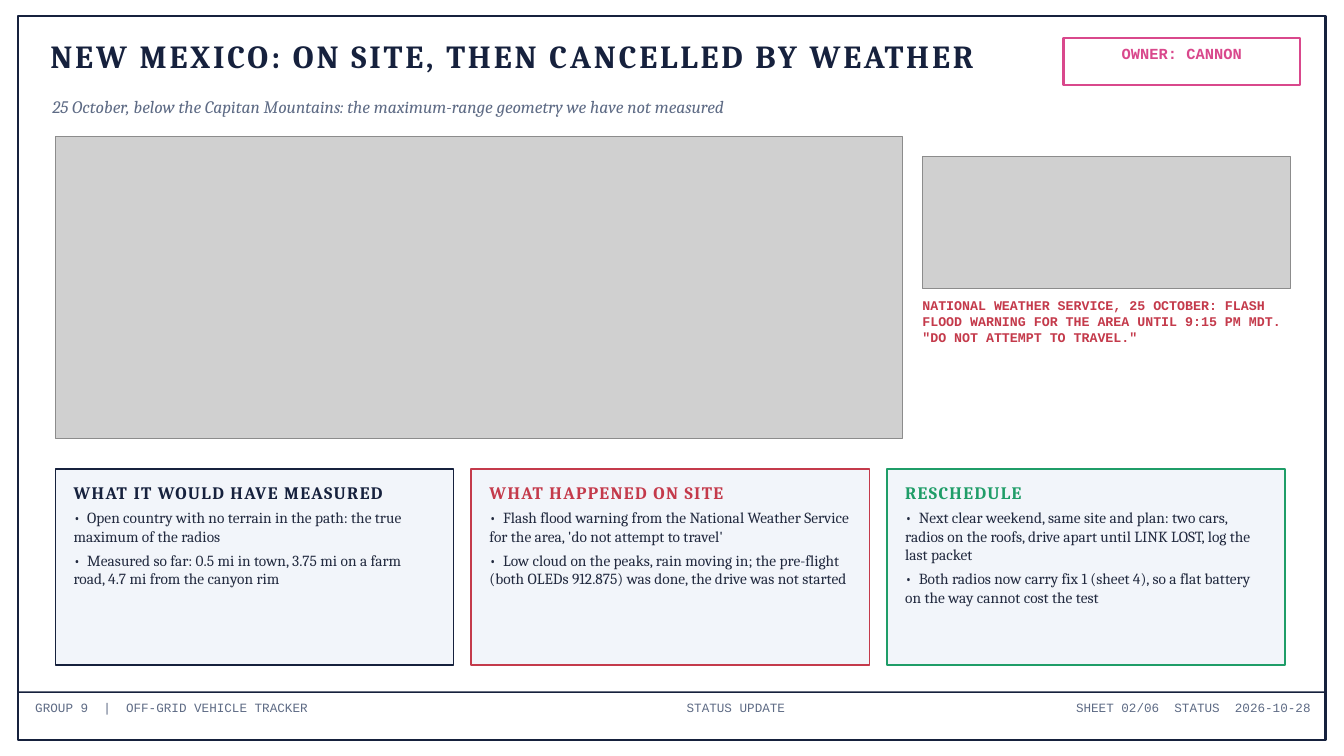
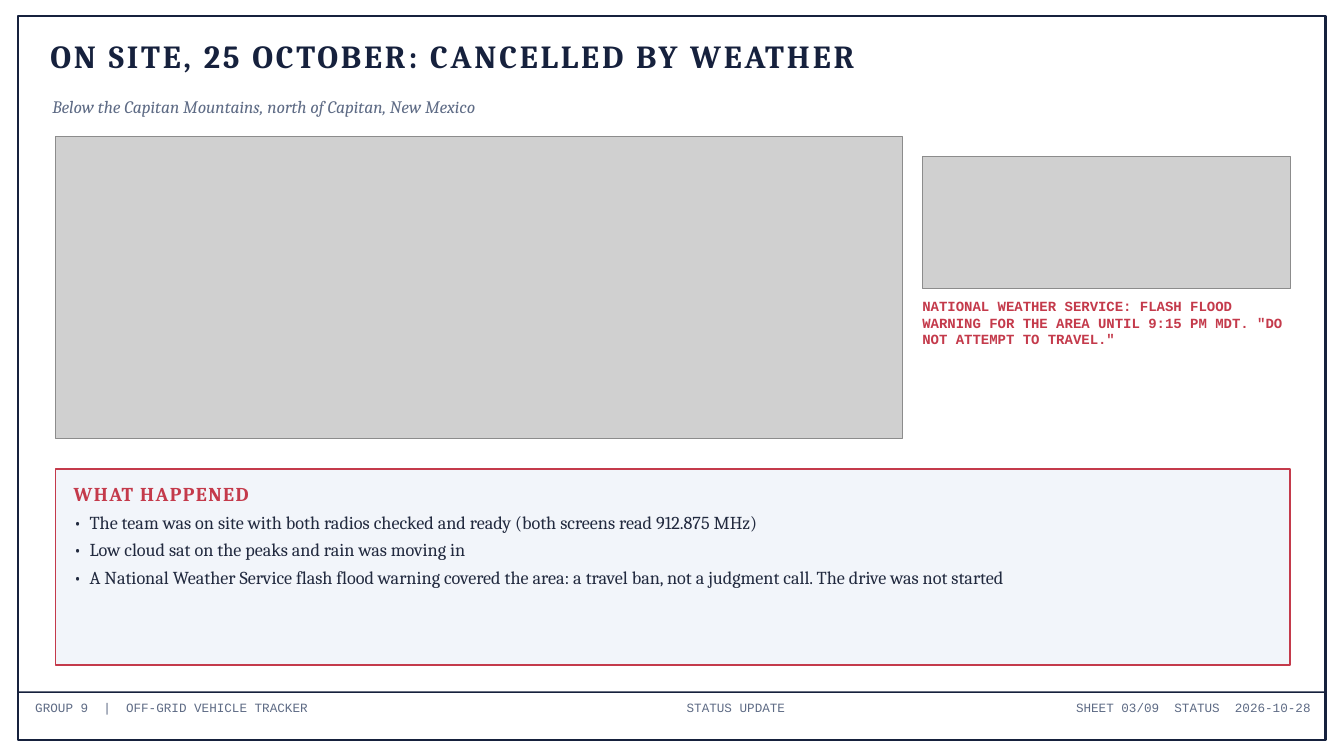
Before and after one commit to deosgracius/offgrid-vehicle-tracker, a slide deck: slide 3 of docs/presentations/Group9_Status_2026-10-28.pptx (slide 2 before the commit). Drawn at 1344x756 pixels with LibreOffice and Linux fonts; fonts in the diff are those of the drawing; grey boxes stand for pictures. Boxes give left, top, right and bottom in pixels: in the first picture for what was removed or moved away, otherwise in the second. Text is boxed around its words. In the diff, an @@ line names an element or a change of style, - is before the commit and + after.

```diff
--- a/docs/presentations/Group9_Status_2026-10-28.pptx
+++ b/docs/presentations/Group9_Status_2026-10-28.pptx
@@ text at (50, 46, 854, 73): text changed @@
-NEW MEXICO: ON SITE, THEN CANCELLED BY WEATHER
+ON SITE, 25 OCTOBER: CANCELLED BY WEATHER
@@ rectangle removed at (1064, 38, 1301, 85) @@
@@ text removed at (1122, 48, 1242, 59) @@
-OWNER: CANNON
@@ text at (52, 101, 475, 117): text changed @@
-25 October, below the Capitan Mountains: the maximum-range geometry we have not measured
+Below the Capitan Mountains, north of Capitan, New Mexico
@@ text at (922, 301, 1282, 344): text changed; size 9.5 to 10 pt @@
-NATIONAL WEATHER SERVICE, 25 OCTOBER: FLASH FLOOD WARNING FOR THE AREA UNTIL 9:15 PM MDT. "DO NOT ATTEMPT TO TRAVEL."
+NATIONAL WEATHER SERVICE: FLASH FLOOD WARNING FOR THE AREA UNTIL 9:15 PM MDT. "DO NOT ATTEMPT TO TRAVEL."
@@ rectangle: place and size @@
-rectangle at (471, 469, 869, 665)
+rectangle at (55, 469, 1291, 665)
@@ rectangle removed at (55, 469, 454, 665) @@
@@ rectangle removed at (887, 469, 1286, 665) @@
@@ text removed at (74, 487, 402, 588) @@
-WHAT IT WOULD HAVE MEASURED
-• Open country with no terrain in the path: the true maximum of the radios
-• Measured so far: 0.5 mi in town, 3.75 mi on a farm road, 4.7 mi from the canyon rim
@@ text added at (74, 488, 1003, 588), 13 pt, text #222A3F @@
+WHAT HAPPENED
+• The team was on site with both radios checked and ready (both screens read 912.875 MHz)
+• Low cloud sat on the peaks and rain was moving in
+• A National Weather Service flash flood warning covered the area: a travel ban, not a judgment call. The drive was not started
@@ text removed at (489, 487, 849, 586) @@
-WHAT HAPPENED ON SITE
-• Flash flood warning from the National Weather Service for the area, 'do not attempt to travel'
-• Low cloud on the peaks, rain moving in; the pre-flight (both OLEDs 912.875) was done, the drive was not started
@@ text removed at (905, 487, 1250, 607) @@
-RESCHEDULE
-• Next clear weekend, same site and plan: two cars, radios on the roofs, drive apart until LINK LOST, log the last packet
-• Both radios now carry fix 1 (sheet 4), so a flat battery on the way cannot cost the test
@@ text at (1076, 703, 1311, 712): text changed @@
-SHEET 02/06 STATUS 2026-10-28
+SHEET 03/09 STATUS 2026-10-28
```
Also in this commit, not shown: 3 other slides changed, 5 slides added, 2 slides removed, 1 other file.
